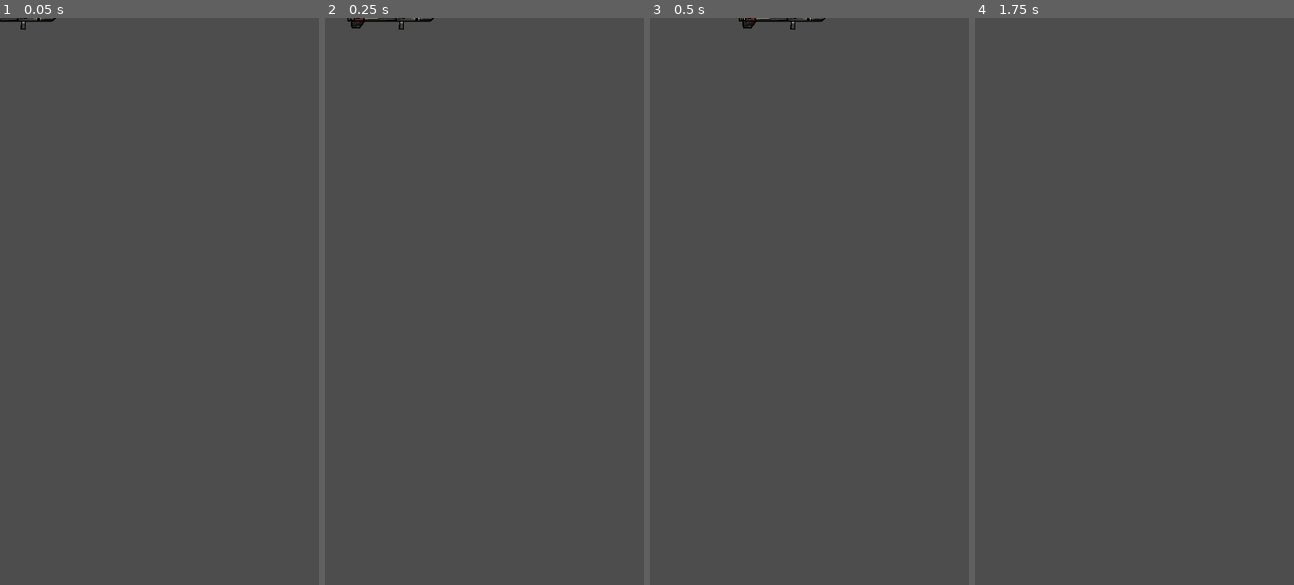
Above: before the commit, frames 1-4 (left to right).
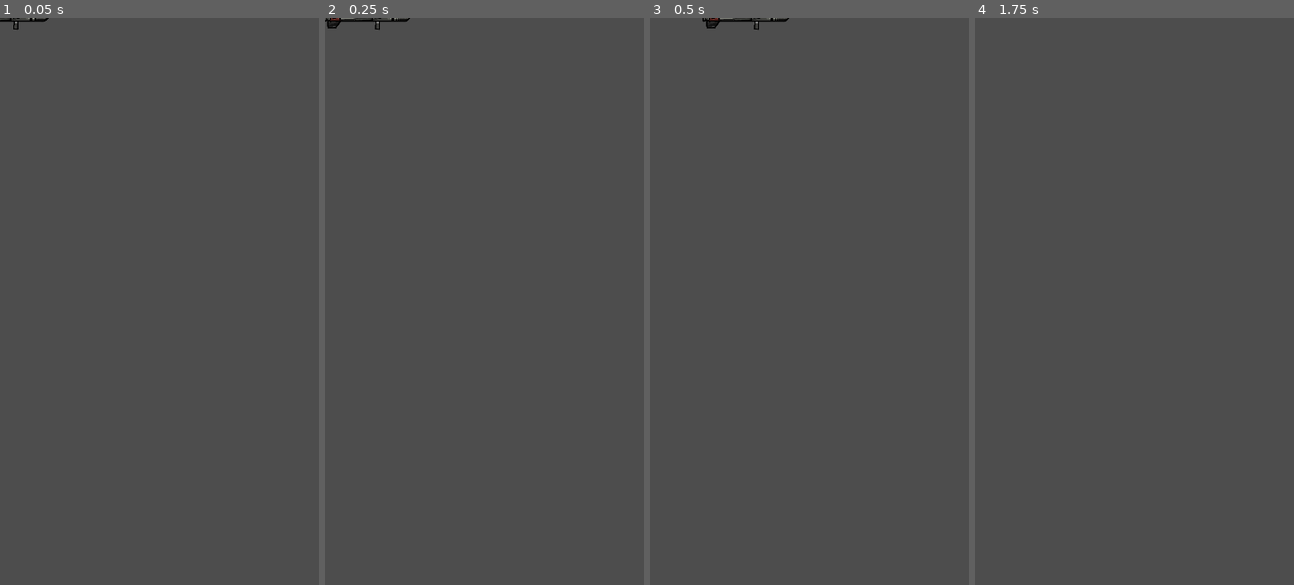
Above: after the commit, the same moments.

Repository: kamikoloss/gabsurf
Game: Godot game, scene res://scenes/weapon.tscn
Same seed, same stepped clock (60 frames per second), same inputs: the game is played once before the commit and once after it. This scene is started directly instead of the project's main scene.
Inputs:
- Up to frame 1 (0.05 s): no input
- Up to frame 2 (0.25 s): no input
- Up to frame 3 (0.5 s): no input
- Up to frame 4 (1.75 s): tap Enter at 0.5, 0.6, 1.35 s; tap Space at 0.77, 1.52 s

The runs differ from the first frame. In frame 1, less than 0.1% of the frame differs, in the area x 0-18%, y 0-3%; in frame 2, 0.2%; in frame 3, 0.3%, in the area x 16-55%, y 0-3%; in frame 4, nothing differs.

Commit message:
ミサイルの速度を Tween にした

Diff:
--- a/scenes/weapon.gd
+++ b/scenes/weapon.gd
@@ -2,7 +2,18 @@
 
 
 # Variables
-var speed = 300 # 飛行速度 (px/s)
+var speed = 0 # 飛行速度 (px/s)
+
+# Constants
+const SPEED_FROM = 200
+const SPEED_TO = 800
+const SPEED_DURATION = 1.0
+
+
+func _ready():
+	var _tween = create_tween()
+	_tween.set_trans(Tween.TRANS_CIRC).set_ease(Tween.EASE_IN)
+	_tween.tween_method(func(v): speed = v, SPEED_FROM, SPEED_TO, SPEED_DURATION)
 
 
 func _process(delta):
